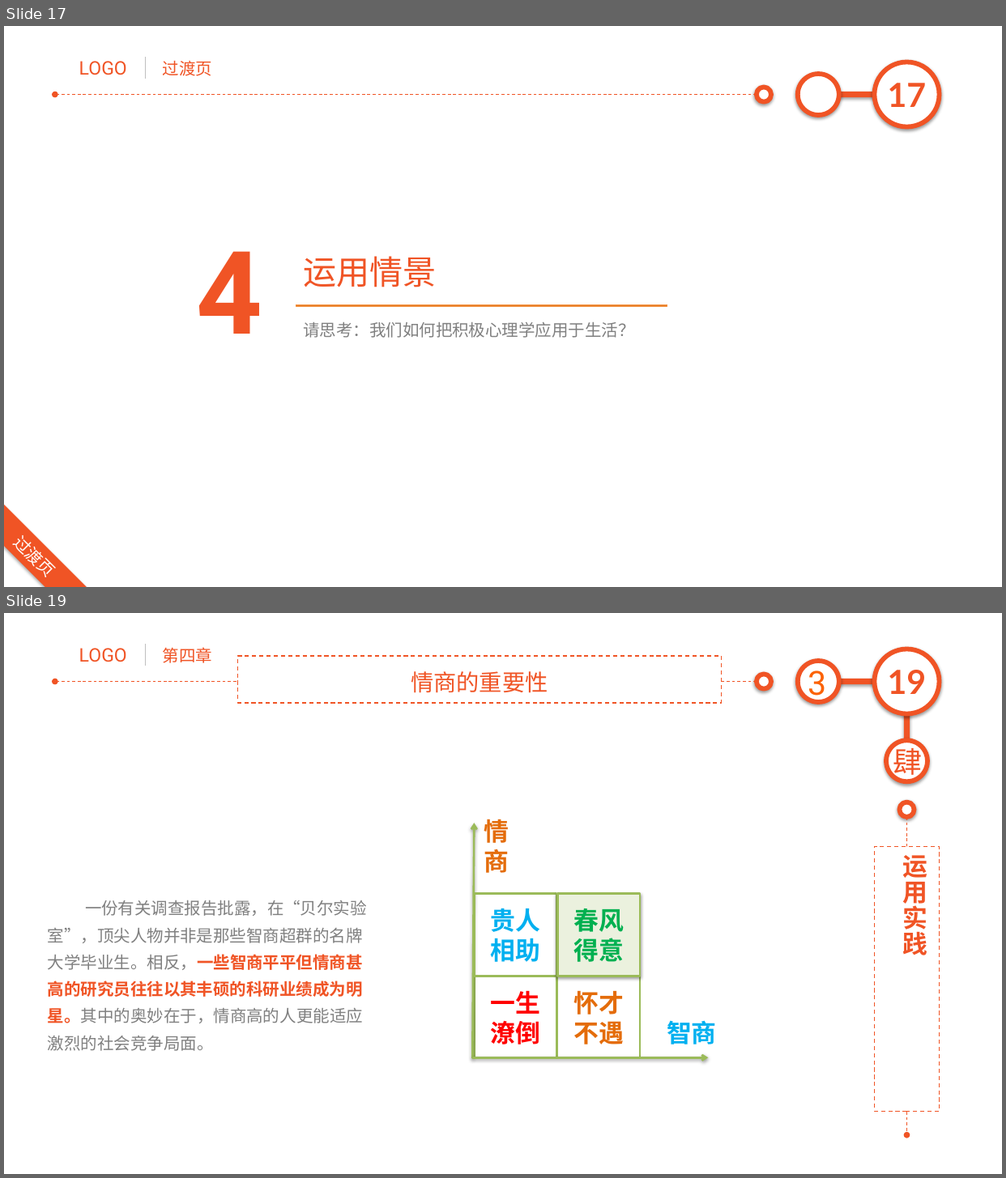
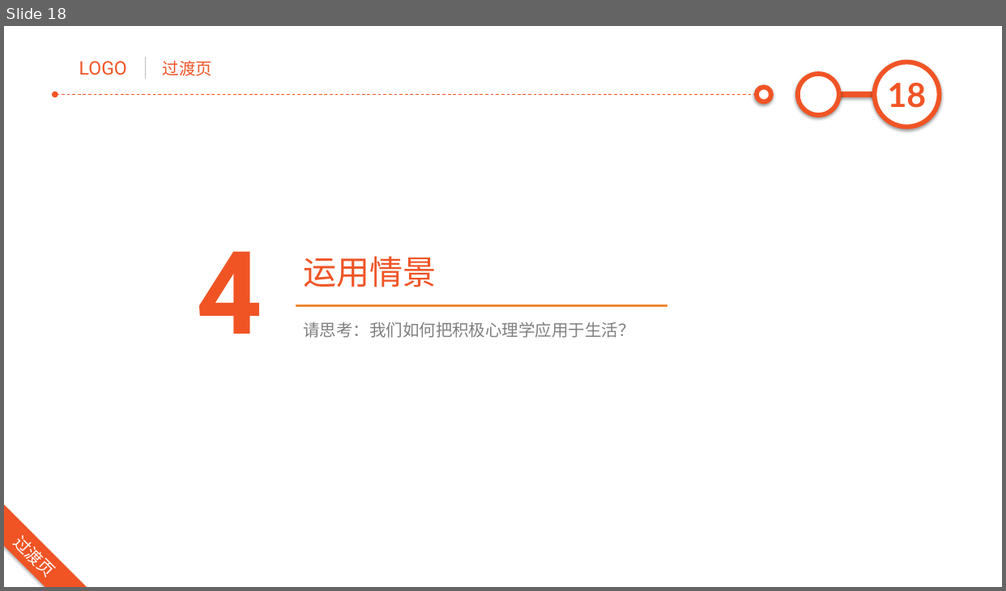
Before and after one commit to junstudys/positive-psychology, a slide deck: 积极心理学探索.pptx. Shown one above the other, each under a label of ours: slides 17 and 19 before the commit, slide 18 after it; the slides between them are not shown. The pictures are 1006x1178 and 1006x591 pixels, drawn with LibreOffice and Linux fonts; fonts in the diff are those of the drawing. Boxes give left, top, right and bottom in pixels: in the first picture for what was removed or moved away, otherwise in the second. Text is boxed around its words. In the diff, an @@ line names an element or a change of style, - is before the commit and + after.

```diff
--- a/积极心理学探索.pptx
+++ b/积极心理学探索.pptx
@@ slide 19 removed at (x1=4, y1=613, x2=1002, y2=1174), background #FFFFFF; not listed: 7 template elements that a slide beside it also shows @@
@@ text removed at (x1=163, y1=647, x2=212, y2=663) @@
-第四章
@@ rectangle removed at (x1=237, y1=656, x2=721, y2=703) @@
@@ text removed at (x1=411, y1=671, x2=548, y2=693) @@
-情商的重要性
@@ text removed at (x1=808, y1=664, x2=826, y2=703) @@
-3
@@ chevron removed at (x1=904, y1=700, x2=910, y2=759) @@
@@ ellipse removed at (x1=886, y1=740, x2=927, y2=781) @@
-肆
@@ ellipse removed at (x1=899, y1=803, x2=914, y2=817) @@
@@ arrow removed from (473, 1059) to (474, 824) @@
@@ text removed at (x1=484, y1=820, x2=509, y2=873) @@
-情商
@@ arrow removed from (907, 817) to (907, 1135) @@
@@ rectangle removed at (x1=875, y1=846, x2=940, y2=1112) @@
@@ text removed at (x1=903, y1=855, x2=928, y2=956) @@
-运用实践
@@ text removed at (x1=48, y1=901, x2=367, y2=1051) @@
-一份有关调查报告批露，在“贝尔实验室”，顶尖人物并非是那些智商超群的名牌大学毕业生。相反，一些智商平平但情商甚高的研究员往往以其丰硕的科研业绩成为明星。其中的奥妙在于，情商高的人更能适应激烈的社会竞争局面。
@@ rectangle removed at (x1=474, y1=894, x2=556, y2=976) @@
-贵人相助
@@ rectangle removed at (x1=557, y1=894, x2=640, y2=976) @@
-春风得意
@@ rectangle removed at (x1=474, y1=976, x2=556, y2=1059) @@
-一生潦倒
@@ rectangle removed at (x1=557, y1=976, x2=640, y2=1059) @@
-怀才不遇
@@ text removed at (x1=667, y1=1020, x2=717, y2=1045) @@
-智商
@@ arrow removed from (473, 1058) to (709, 1058) @@
@@ what was slide 17 is now slide 18 @@
@@ page number at (x1=888, y1=83, x2=927, y2=108): text changed @@
-17
+18
```
Also in this commit, not shown: 9 slides changed, 3 slides added, 4 other slides removed, 8 other files.
